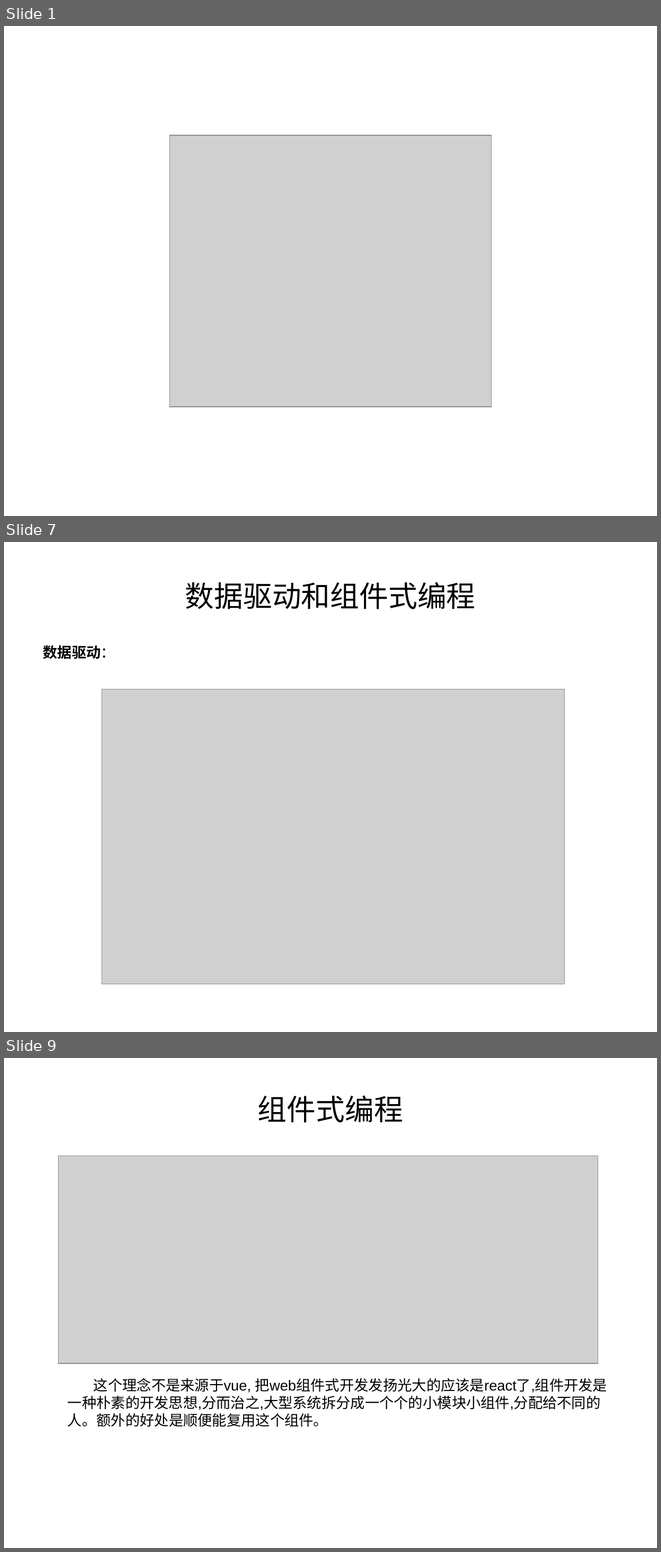
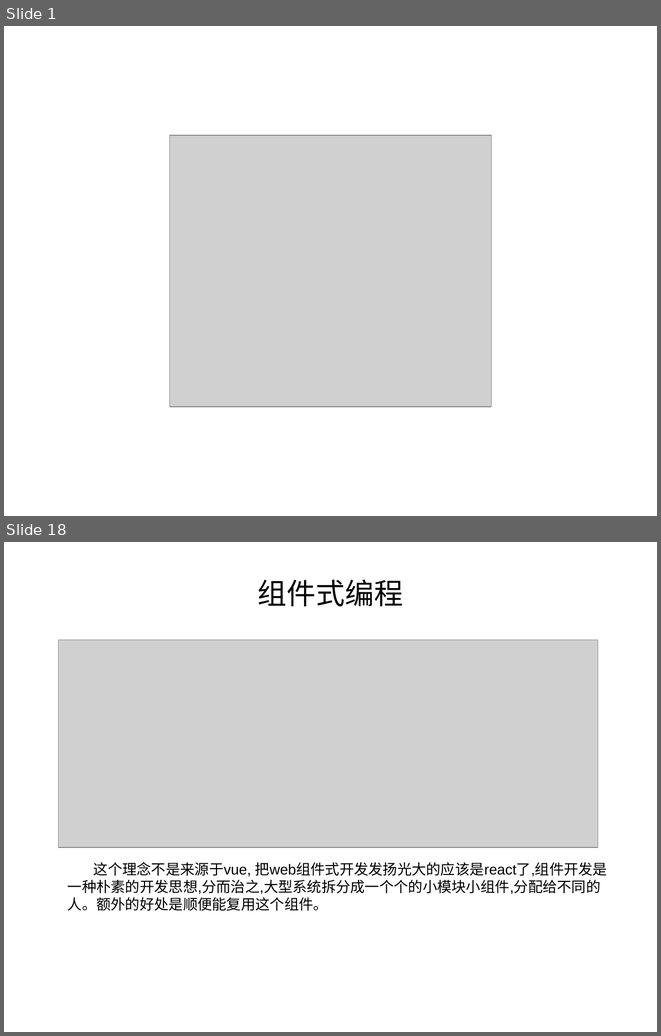
Before and after one commit to ysyes/vue, a slide deck: Vue深入浅出.ppt. Shown one above the other, each under a label of ours: slides 1, 7 and 9 before the commit, slides 1 and 18 after it; the slides between them are not shown. The pictures are 661x1552 and 661x1036 pixels, drawn with LibreOffice and Linux fonts; fonts in the diff are those of the drawing; grey boxes stand for pictures. Boxes give left, top, right and bottom in pixels: in the first picture for what was removed or moved away, otherwise in the second. Text is boxed around its words. In the diff, an @@ line names an element or a change of style, - is before the commit and + after.

```diff
--- a/Vue深入浅出.ppt
+++ b/Vue深入浅出.ppt
@@ slide 7 removed at [4,542,657,1032], background #FFFFFF @@
@@ title removed at [185,582,476,609] @@
-数据驱动和组件式编程
@@ text removed at [43,645,116,659] @@
-数据驱动：
@@ picture removed at [102,689,564,983] @@
@@ what was slide 9 is now slide 18 @@
```
Also in this commit, not shown: 6 slides changed, 8 slides added, 8 other slides removed, 2 other files.
